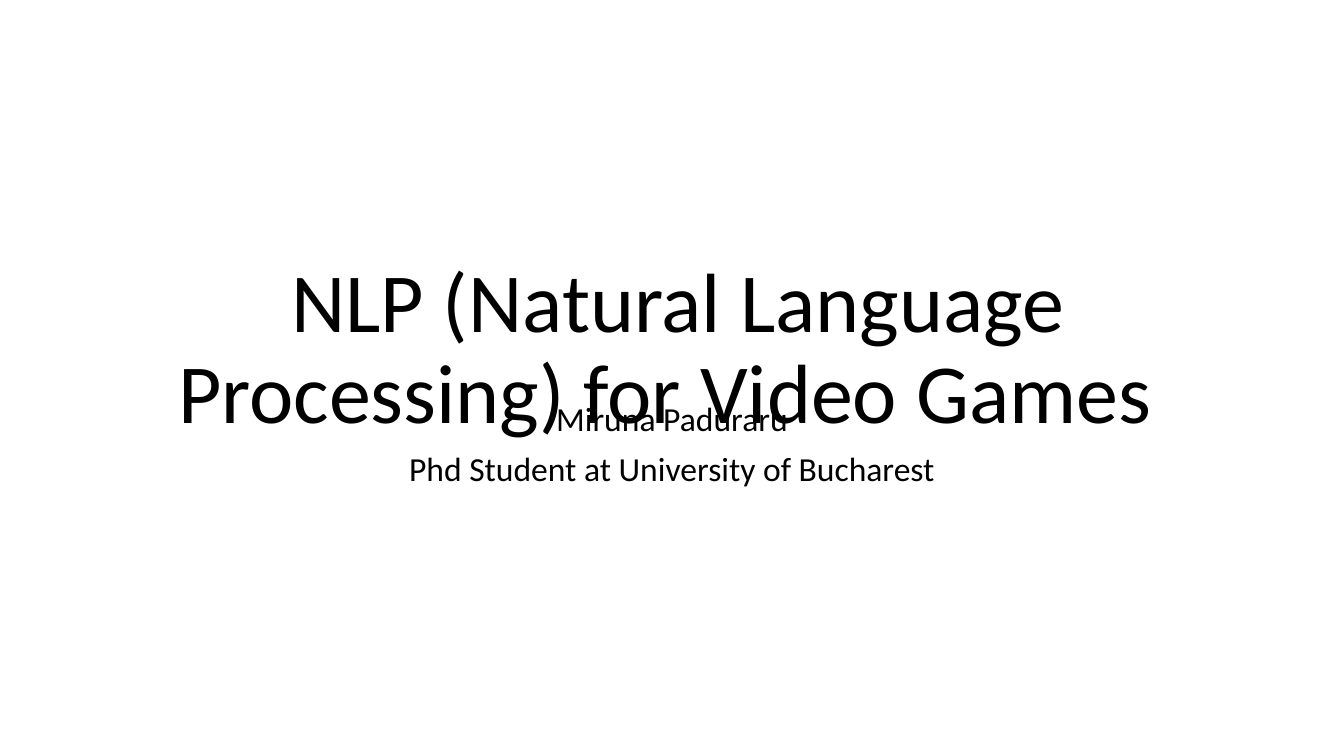
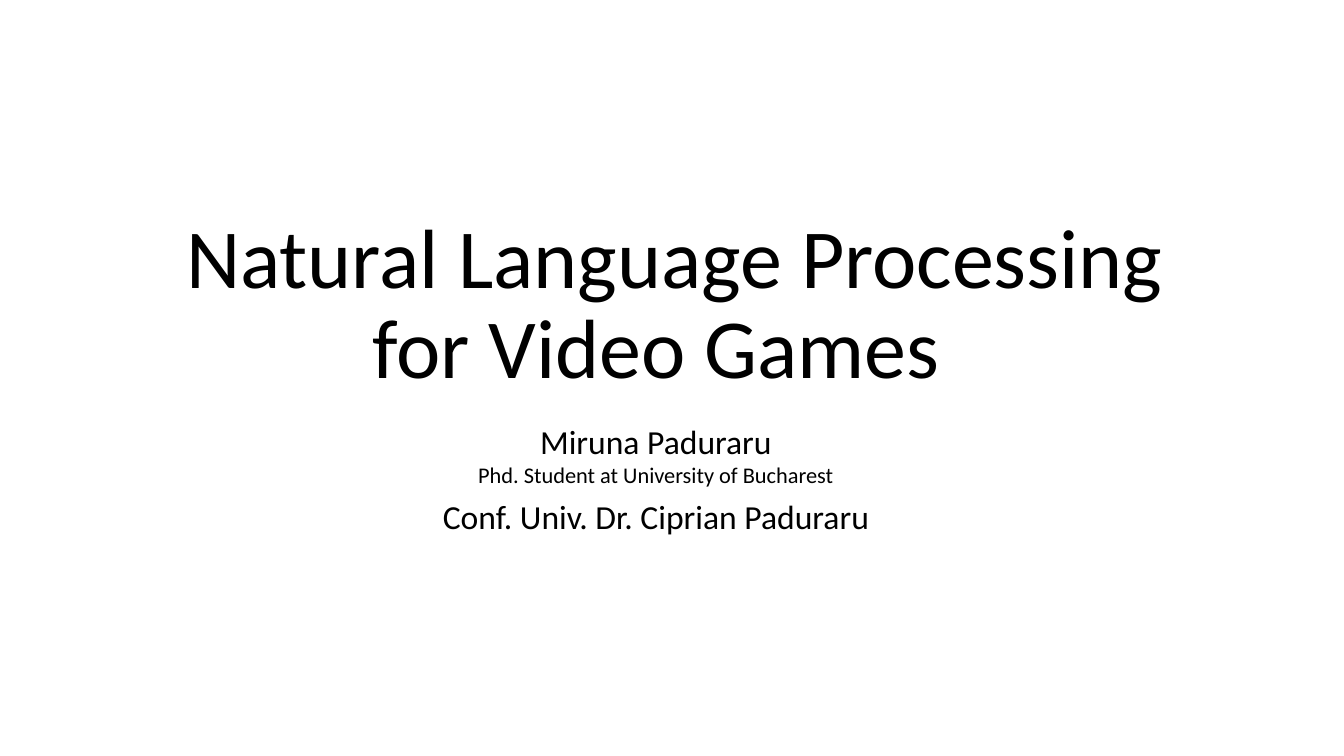
Before and after one commit to AGAPIA/NLPForVideoGames, a slide deck: slide 1 of Presentation/Slides.pptx. Drawn at 1344x756 pixels with LibreOffice and Linux fonts; fonts in the diff are those of the drawing. Boxes give left, top, right and bottom in pixels: in the first picture for what was removed or moved away, otherwise in the second. Text is boxed around its words. In the diff, an @@ line names an element or a change of style, - is before the commit and + after.

```diff
--- a/Presentation/Slides.pptx
+++ b/Presentation/Slides.pptx
@@ title at <box>186,229,1162,379</box>: text changed @@
-NLP (Natural Language Processing) for Video Games
+Natural Language Processing for Video Games
@@ subtitle "Miruna Paduraru": place and size @@
-subtitle "Miruna Paduraru" at <box>409,403,935,487</box>
+subtitle "Miruna Paduraru" at <box>443,430,868,535</box>
@@ subtitle at <box>540,430,771,455</box>: line spacing 0.9 to 0.5 @@
@@ subtitle at <box>443,467,868,535</box>: text changed; size 24 to 16 pt @@
-Phd Student at University of Bucharest
+Phd. Student at University of Bucharest
+Conf. Univ. Dr. Ciprian Paduraru
```
Also in this commit, not shown: 12 other slides changed, 2 slides added.
